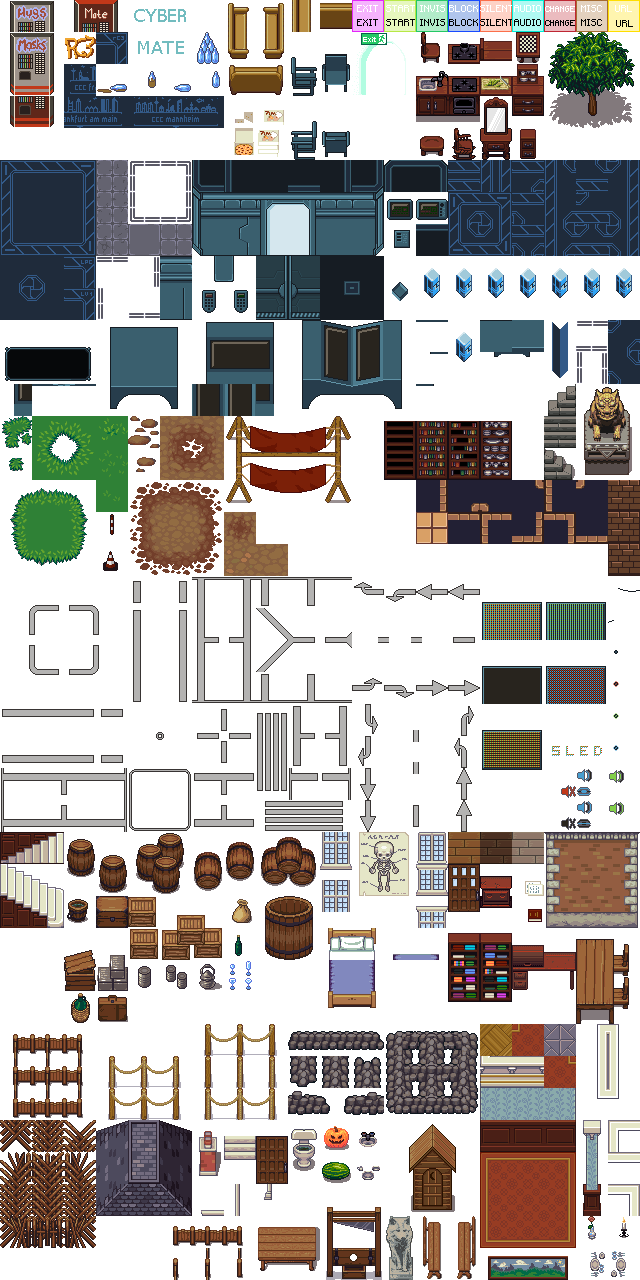
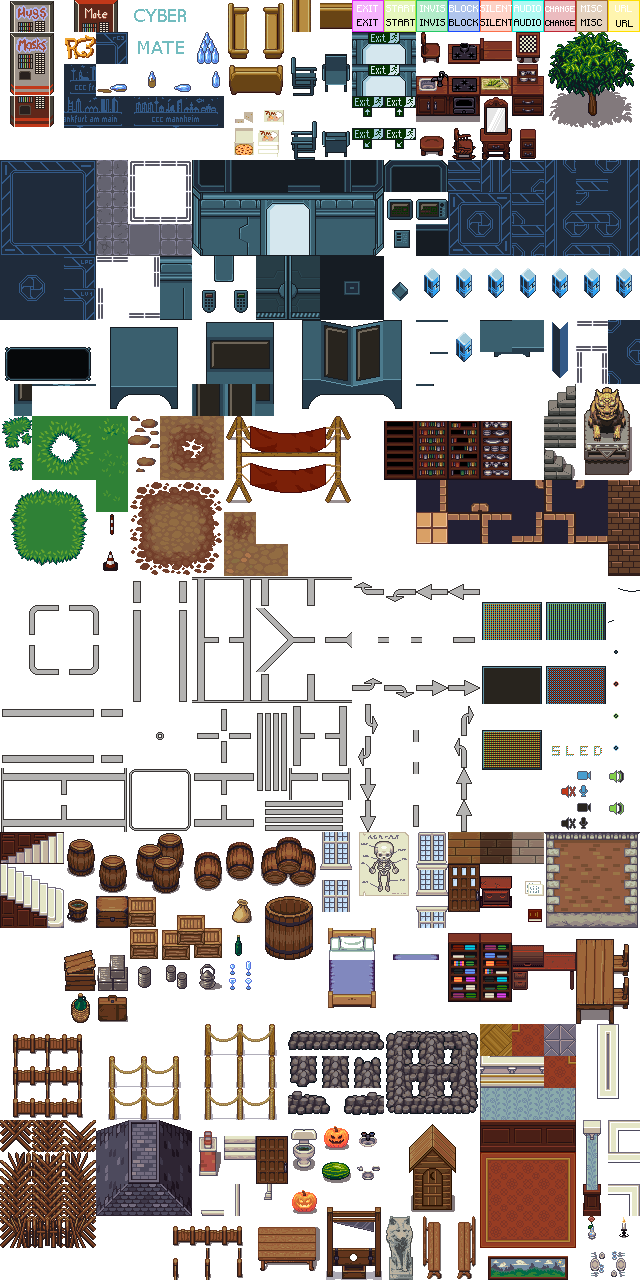
Layered file, before and after one edit (640x1280). Changes by layer:
pixels changed over [292, 32, 592, 1214] (layer not identified)
